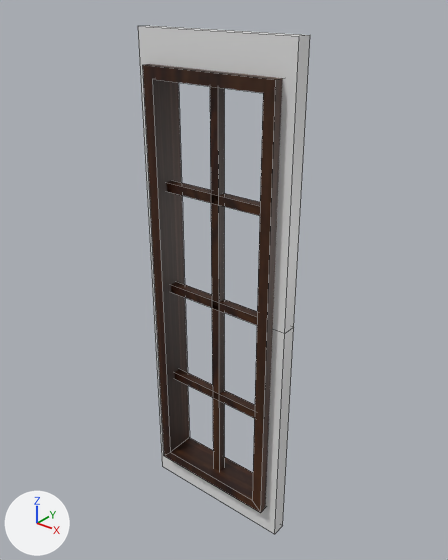
One commit to the FBX model Objects/bigWindow.fbx: the scene before it, then after it.
Both versions are drawn from a camera (50 mm lens) standing at (-11.68, -18.35, 19.35) and looking at (-24.07, -2.86, 9.75). The axes (+X, +Y, +Z) are drawn at lower left. The lights are the same throughout. Mesh edges are drawn as thin lines. Where no turn or scale is listed for an object, it has been applied to the vertices.
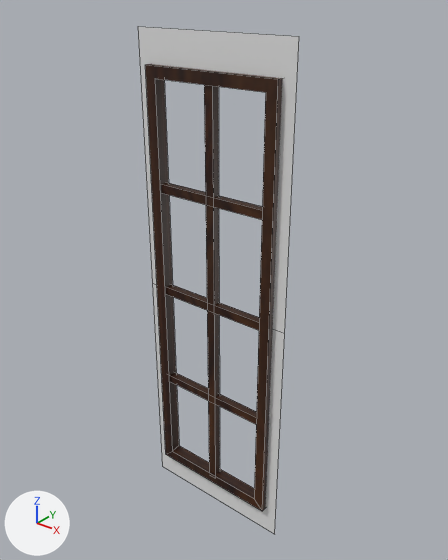
Where the newer file only moved an object's origin or applied its transform, the numbers keep the older frame.

Edits to the bpy script that builds the scene:
```text
Change me_cube_007:
    used by ob_cube_008; location = (-24.0, -3.27, 9.0)
    remove me_cube_007.from_pydata(...)  # 90 vertices, 61 faces; spans x -3.0..3.0, y -0.6..0.6, z -9.0..9.0
    add me_cube_007.from_pydata(...)  # 70 vertices, 39 faces; spans x -3.0..3.0, y -0.5..-0.1, z -9.0..9.0
    me_cube_007 part 1: the loose piece of 16 vertices spanning x -2.5..2.5, y -0.6..0.6, z -7.9..7.9 is scaled about its middle by (1, 0.362, 1), then moved by (0.0, -0.3, 0.0)
    me_cube_007 part 2: the loose piece of 8 vertices spanning x -2.3..2.3, y -0.2..0.2, z -0.2..0.2 is moved by (0.0, -0.3, 0.0)
    me_cube_007 part 3: the loose piece of 8 vertices spanning x -2.3..2.3, y -0.2..0.2, z 3.7..4.1 is moved by (0.0, -0.3, 0.0)
    me_cube_007 part 4: the loose piece of 8 vertices spanning x -2.3..2.3, y -0.2..0.2, z -4.1..-3.7 is moved by (0.0, -0.3, 0.0)
    me_cube_007 part 5: the loose piece of 8 vertices spanning x -0.2..0.2, y -0.2..0.2, z -7.7..7.7 is moved by (0.0, -0.3, 0.0)
    me_cube_007 part 6
    20 vertices are removed from x -3.0..3.0, y 0.3, z -9.0..9.0
    22 faces are deleted
```

Pixel boxes (x1, y1, x2, y2) of what changed, in the pictures (448 x 560 px; the box of a moved part takes in the faces that stretch with it):
'Cube.008', reshaped (6% narrower): before (138, 26, 310, 534); after (138, 26, 299, 534)
part 1 of me_cube_007, moved or reshaped: before (143, 64, 283, 513); after (145, 64, 283, 511)
part 2 of me_cube_007, moved or reshaped: before (171, 282, 257, 325); after (166, 284, 259, 330)
part 3 of me_cube_007, moved or reshaped: before (167, 181, 260, 216); after (162, 183, 262, 220)
part 4 of me_cube_007, moved or reshaped: before (174, 369, 255, 418); after (170, 372, 257, 424)
part 5 of me_cube_007, moved or reshaped: before (210, 86, 224, 471); after (204, 85, 220, 474)
part 6 of me_cube_007, deleted: before (139, 26, 310, 534)
